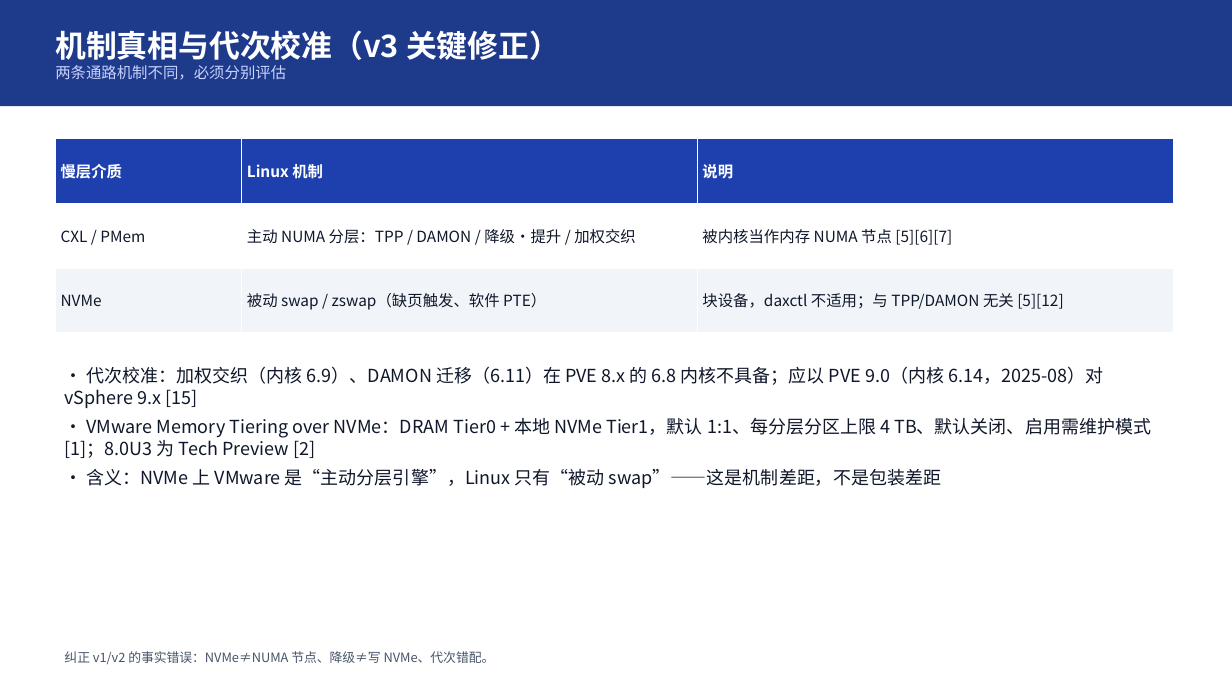
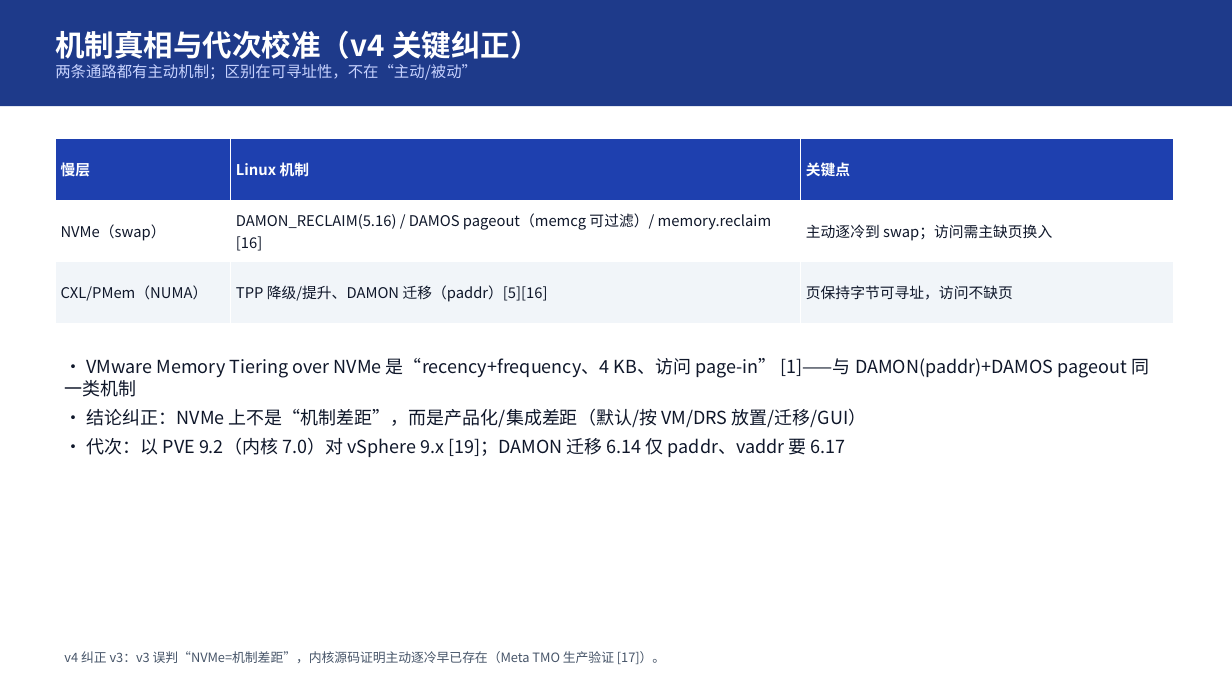
Before and after one commit to turtacn/storm, a slide deck: slide 5 of docs/harness-sop/examples/memory-tiring-p2v/mt-v1.pptx. Drawn at 1232x693 pixels with LibreOffice and Linux fonts; fonts in the diff are those of the drawing. Boxes give left, top, right and bottom in pixels: in the first picture for what was removed or moved away, otherwise in the second. Text is boxed around its words. In the diff, an @@ line names an element or a change of style, - is before the commit and + after.

```diff
--- a/docs/harness-sop/examples/memory-tiring-p2v/mt-v1.pptx
+++ b/docs/harness-sop/examples/memory-tiring-p2v/mt-v1.pptx
@@ text at box(55, 30, 540, 80): text changed; size 24 to 12 pt; text colour #FFFFFF to #C7D2FE; bold off @@
-机制真相与代次校准（v3 关键修正）
-两条通路机制不同，必须分别评估
+机制真相与代次校准（v4 关键纠正）
+两条通路都有主动机制；区别在可寻址性，不在“主动/被动”
@@ table at box(55, 139, 1174, 323) @@
-row 1, column 1: 慢层介质
+row 1, column 1: 慢层
-row 1, column 3: 说明
+row 1, column 3: 关键点
-row 2: CXL / PMem | 主动 NUMA 分层：TPP / DAMON / 降级·提升 / 加权交织 | 被内核当作内存 NUMA 节点 [5][6][7]
+row 2: NVMe（swap） | DAMON_RECLAIM(5.16) / DAMOS pageout（memcg 可过滤）/ memory.reclaim [16] | 主动逐冷到 swap；访问需主缺页换入
-row 3: NVMe | 被动 swap / zswap（缺页触发、软件 PTE） | 块设备，daxctl 不适用；与 TPP/DAMON 无关 [5][12]
+row 3: CXL/PMem（NUMA） | TPP 降级/提升、DAMON 迁移（paddr）[5][16] | 页保持字节可寻址，访问不缺页
@@ size 12 to 11.5 pt in "Linux 机制" @@
@@ text at box(64, 358, 1149, 457): text changed @@
-• 代次校准：加权交织（内核 6.9）、DAMON 迁移（6.11）在 PVE 8.x 的 6.8 内核不具备；应以 PVE 9.0（内核 6.14，2025-08）对 vSphere 9.x [15]
-• VMware Memory Tiering over NVMe：DRAM Tier0 + 本地 NVMe Tier1，默认 1:1、每分层分区上限 4 TB、默认关闭、启用需维护模式 [1]；8.0U3 为 Tech Preview [2]
-• 含义：NVMe 上 VMware 是“主动分层引擎”，Linux 只有“被动 swap”——这是机制差距，不是包装差距
+• VMware Memory Tiering over NVMe 是“recency+frequency、4 KB、访问 page-in” [1]——与 DAMON(paddr)+DAMOS pageout 同一类机制
+• 结论纠正：NVMe 上不是“机制差距”，而是产品化/集成差距（默认/按 VM/DRS 放置/迁移/GUI）
+• 代次：以 PVE 9.2（内核 7.0）对 vSphere 9.x [19]；DAMON 迁移 6.14 仅 paddr、vaddr 要 6.17
@@ text at box(64, 651, 665, 664): text changed @@
-纠正 v1/v2 的事实错误：NVMe≠NUMA 节点、降级≠写 NVMe、代次错配。
+v4 纠正 v3：v3 误判“NVMe=机制差距”，内核源码证明主动逐冷早已存在（Meta TMO 生产验证 [17]）。
```
Also in this commit, not shown: 15 other slides changed, 10 other files.
